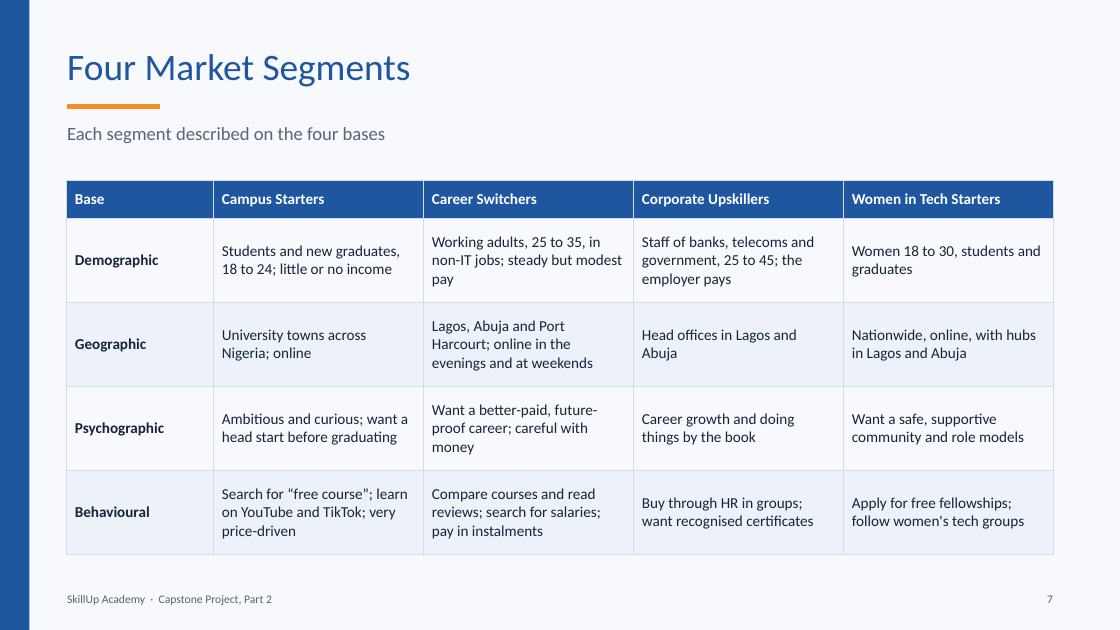
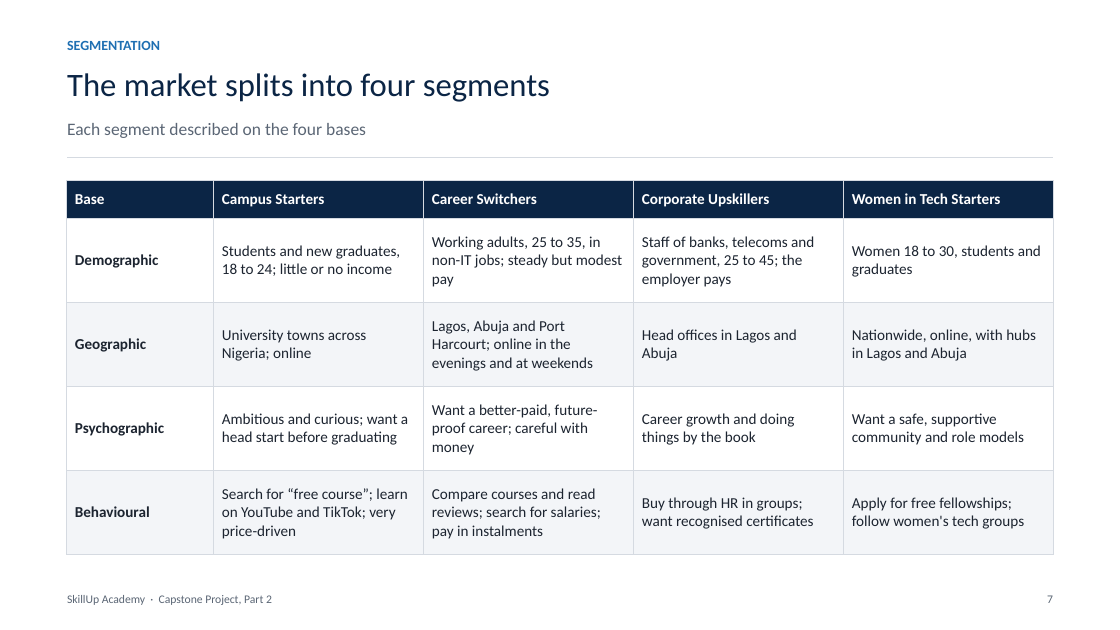
Before and after one commit to BadboyVee/BlackHoleeee, a slide deck: slide 7 of capstone/Customer_Analysis.pptx. Drawn at 1120x630 pixels with LibreOffice and Linux fonts; fonts in the diff are those of the drawing. Boxes give left, top, right and bottom in pixels: in the first picture for what was removed or moved away, otherwise in the second. Text is boxed around its words. In the diff, an @@ line names an element or a change of style, - is before the commit and + after.

```diff
--- a/capstone/Customer_Analysis.pptx
+++ b/capstone/Customer_Analysis.pptx
@@ background #F7F9FC to #FFFFFF @@
@@ rectangle removed at [0,0,29,630] @@
@@ text added at [67,41,160,50], 12 pt, text #1F6FB2, bold @@
+SEGMENTATION
@@ title at [67,73,550,102]: text changed; size 32 to 28 pt; text colour #1E56A0 to #0B2545 @@
-Four Market Segments
+The market splits into four segments
@@ text "Each segment described on the ..." at [67,123,366,138]: size 16 to 15 pt, text colour #55657A to #5B6675 @@
@@ line removed from (67, 107) to (160, 107) @@
@@ line added from (67, 158) to (1053, 158), #D5DAE1 1 pt @@
@@ table at [66,181,1054,555] @@
@@ fill #1E56A0 to #0B2545 in row 1 @@
@@ fill #EDF2F9 to #F3F5F8 in 10 cells @@
@@ text colour #17243A to #1C2430 @@
@@ borders changed @@
```
Also in this commit, not shown: 15 other slides changed, 7 other files.
